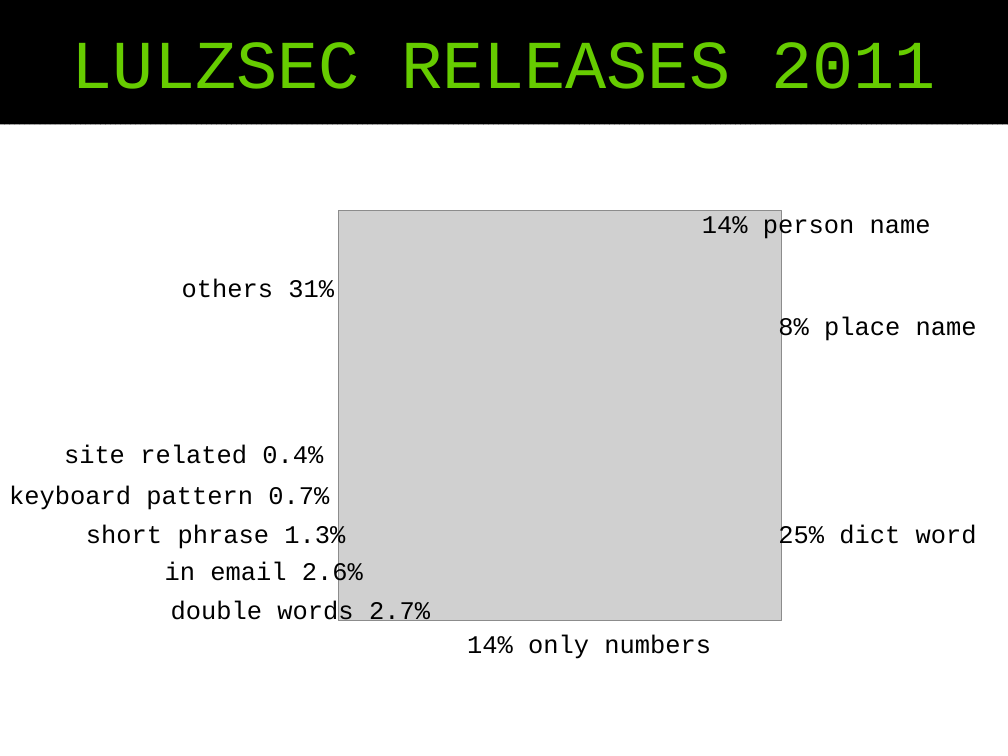
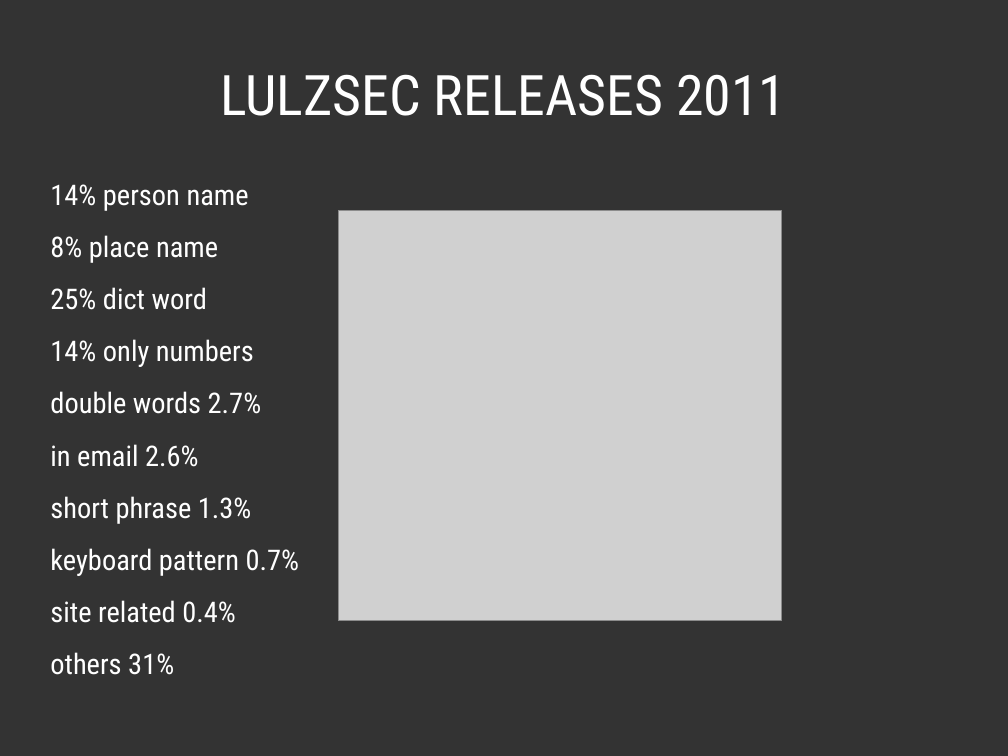
Before and after one commit to pjackowski/presentations, a slide deck: slide 10 of 04-password-security/04-password-security-slides-friday-lolz-01.odp (slide 9 before the commit). Drawn at 1008x756 pixels with LibreOffice and Linux fonts; fonts in the diff are those of the drawing; grey boxes stand for pictures. Boxes give left, top, right and bottom in pixels: in the first picture for what was removed or moved away, otherwise in the second. Text is boxed around its words. In the diff, an @@ line names an element or a change of style, - is before the commit and + after.

```diff
--- a/04-password-security/04-password-security-slides-friday-lolz-01.odp
+++ b/04-password-security/04-password-security-slides-friday-lolz-01.odp
@@ background #FFFFFF to #333333 @@
@@ title "LULZSEC RELEASES 2011": place and size @@
-title "LULZSEC RELEASES 2011" at (0,0,1008,124)
+title "LULZSEC RELEASES 2011" at (220,74,786,116)
@@ title "LULZSEC RELEASES 2011" at (220,74,786,116): size 54 to 44 pt, font Courier New to Roboto Condensed, text colour #66CC00 to #FFFFFF; fill pattern #000000 on #000000 to none @@
@@ text added at (50,184,300,623), 22.4 pt, text #FFFFFF @@
+14% person name
+8% place name
+25% dict word
+14% only numbers
+double words 2.7%
+in email 2.6%
+short phrase 1.3%
+keyboard pattern 0.7%
+site related 0.4%
+others 31%
@@ text removed at (702,214,931,241) @@
-14% person name
@@ text removed at (182,278,334,298) @@
-others 31%
@@ text removed at (778,317,977,344) @@
-8% place name
@@ text removed at (64,445,323,464) @@
-site related 0.4%
@@ text removed at (9,485,329,510) @@
-keyboard pattern 0.7%
@@ text removed at (86,525,345,552) @@
-short phrase 1.3%
@@ text removed at (778,525,977,552) @@
-25% dict word
@@ text removed at (165,561,363,588) @@
-in email 2.6%
@@ text removed at (171,600,430,627) @@
-double words 2.7%
@@ text removed at (467,635,711,659) @@
-14% only numbers
```
Also in this commit, not shown: 35 other slides changed, 4 slides added, 4 slides removed, 5 other files.
